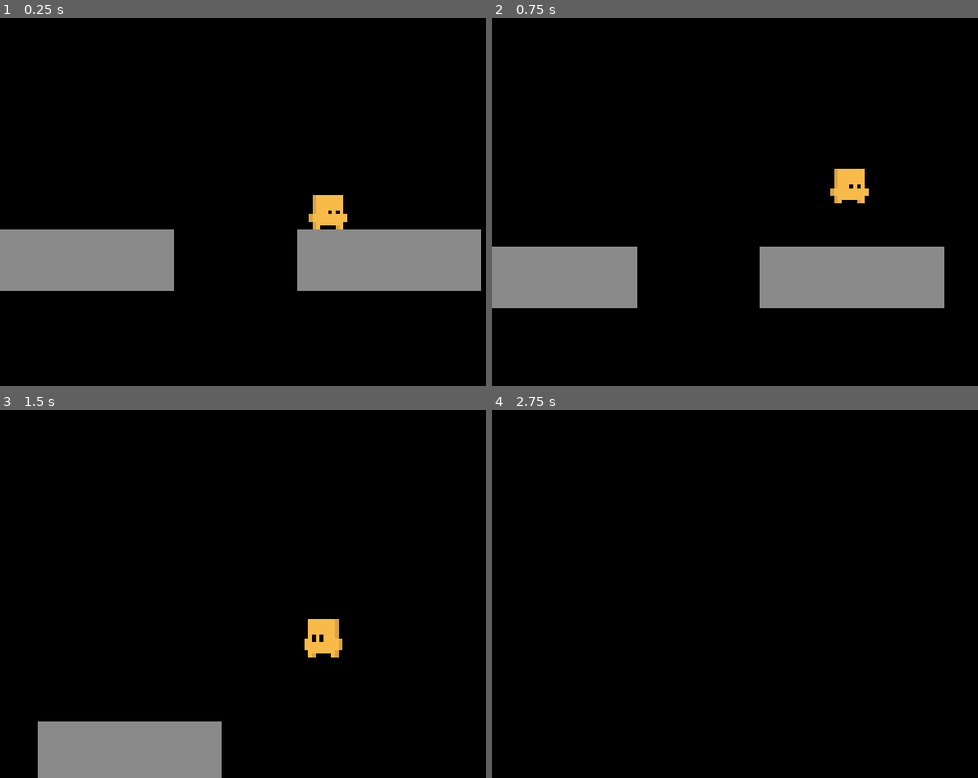
Above: before the commit, frames 1-4 (two rows, left to right).
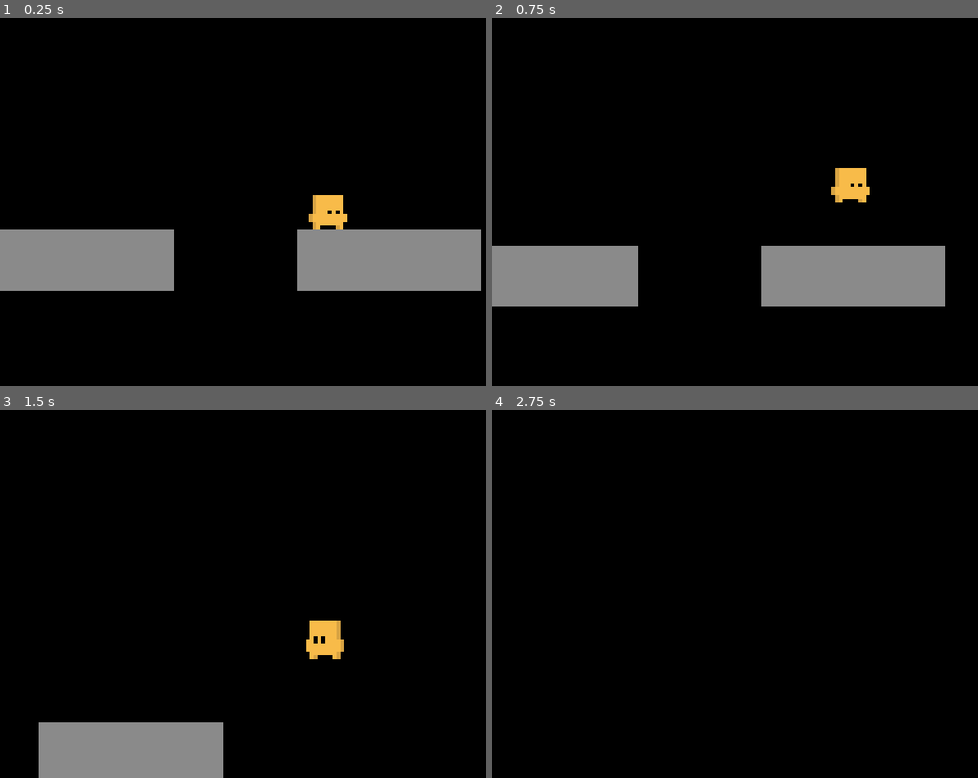
Above: after the commit, the same moments.

Repository: Nhoque3786/cubicalprototype
Game: Godot game, scene res://Levels/Testing Grounds/PlayerTesting.tscn
The game is run twice, just before and just after one commit, with the same random seed, the same clock (stepped at 60 frames per second) and the same inputs.
Inputs:
- Up to frame 1 (0.25 s): no input
- Up to frame 2 (0.75 s): tap Enter at 0.5 s; hold D (move_right) from 0.53 s (still down); tap Space (jump) at 0.6 s
- Up to frame 3 (1.5 s): tap Space (jump) at 0.77, 1.07, 1.35 s; release D (move_right) at 1.28 s; hold A (move_left) from 1.28 s (still down)
- Up to frame 4 (2.75 s): tap Space (jump) at 1.52, 1.82, 2.1 s; release A (move_left) at 2.03 s; hold D (move_right) from 2.03 s (still down)

The runs differ from the first frame. In frame 1, less than 0.1% of the frame differs, in the area x 67-68%, y 52-54%; in frame 2, 0.7%, in the area x 0-94%, y 40-79%; in frame 3, 0.4%; in frame 4, nothing differs.

Commit message:
polishing stuff and blinking

Diff:
--- a/Things/Camera/Script/camera.gd
+++ b/Things/Camera/Script/camera.gd
@@ -28,8 +28,6 @@
 	var target_pos: Vector3 = target.global_position + offset
 
 	if smooth_speed > 0:
-		global_position = global_position.lerp(target_pos, smooth_speed * delta)
+		global_position = global_position.lerp(target_pos, 1.0 - exp(-smooth_speed * delta))
 	else:
 		global_position = target_pos
-
-	return
--- a/Things/Hyprcore/Hyprcore.gd
+++ b/Things/Hyprcore/Hyprcore.gd
@@ -102,10 +102,11 @@
 
 	snap_to_grid(player)
 	is_rotating = false
+	target_rotation_y_deg = fmod(target_rotation_y_deg, 360.0)
 	rotation_finished.emit()
 
 # Hyprgrid: Snapping player to grid to make 2D platforming possible on 3D.
-func snap_to_grid(body: CharacterBody3D, _unused: GridMap = null) -> void:
+func snap_to_grid(body: CharacterBody3D) -> void:
 	if body == null or not body.is_inside_tree():
 		return
 
--- a/Things/Player/Internals/PlayerAnimator.gd
+++ b/Things/Player/Internals/PlayerAnimator.gd
@@ -11,6 +11,13 @@
 @export var hard_land_speed: float = 14.0
 @export var stretch_velocity_threshold: float = 5.0
 
+# Blink system
+@export var blink_interval_min: float = 2.0
+@export var blink_interval_max: float = 6.0
+var _blink_timer: float = 4.0
+var _is_blinking: bool = false
+const _BLINK_DURATION: float = 0.6
+
 func update_animation(
 	h_vel: float,
 	v_vel: float,
@@ -19,9 +26,11 @@
 	did_jump: bool,
 	just_landed: bool,
 	fall_speed: float,
-	_delta: float
+	delta: float
 ) -> void:
 	if not animated_sprite: return
+
+	_update_blink_timer(delta)
 
 	# 1. High Priority: Jump Start (Squish phase)
 	if did_jump:
@@ -75,9 +84,23 @@
 	var horizontal_speed: float = abs(h_vel)
 
 	if horizontal_speed > 0.1:
-		animated_sprite.play(&"walk")
+		animated_sprite.play(_get_blink_variant(&"walk", &"walk_blink"))
 		# Adjust animation speed based on actual movement speed (default speed 6.0)
 		animated_sprite.speed_scale = (horizontal_speed / 6.0) * walk_speed_mult
 	else:
-		animated_sprite.play(&"default")
+		animated_sprite.play(_get_blink_variant(&"default", &"default_blink"))
 		animated_sprite.speed_scale = 1.0
+
+func _update_blink_timer(delta: float) -> void:
+	_blink_timer -= delta
+	if _blink_timer <= 0.0:
+		_is_blinking = not _is_blinking
+		if _is_blinking:
+			_blink_timer = _BLINK_DURATION
+		else:
+			_blink_timer = randf_range(blink_interval_min, blink_interval_max)
+
+func _get_blink_variant(base_anim: StringName, blink_anim: StringName) -> StringName:
+	if _is_blinking and animated_sprite.sprite_frames.has_animation(blink_anim):
+		return blink_anim
+	return base_anim
--- a/Things/Player/Internals/player.gd
+++ b/Things/Player/Internals/player.gd
@@ -65,26 +65,16 @@
 	match current_state:
 		State.ROTATING:
 			_apply_friction(h_dir, delta)
-		State.AIR:
+		State.CLIMBING:
+			# TODO: Implement climbing logic (after i actually make the climbing sprite/climbables)
+			pass
+		_: # Ground states (IDLE, MOVING) and AIR
 			_handle_horizontal_movement(h_dir, input_h, delta)
 			_apply_gravity(delta)
 
 			if is_preparing_jump:
 				_process_jump_timer(delta)
 			elif Input.is_action_just_pressed(&"jump") and coyote_timer > 0.0:
-				_start_jump_preparation()
-				coyote_timer = 0.0
-				did_jump = true
-		State.CLIMBING:
-			# TODO: Implement climbing logic (after i actually make the climbing sprite/climbables)
-			pass
-		_: # Ground states (IDLE, MOVING)
-			_handle_horizontal_movement(h_dir, input_h, delta)
-			_apply_gravity(delta)
-
-			if is_preparing_jump:
-				_process_jump_timer(delta)
-			elif Input.is_action_just_pressed(&"jump"):
 				_start_jump_preparation()
 				coyote_timer = 0.0
 				did_jump = true
@@ -138,6 +128,7 @@
 
 	current_h_vel = move_toward(current_h_vel, 0.0, friction * delta)
 	velocity = (move_dir * current_h_vel) + (Vector3.UP * velocity.y)
+
 func _get_screen_horizontal_dir() -> Vector3:
 	var cam: Camera3D = get_viewport().get_camera_3d()
 	if not cam: return Vector3.RIGHT
Not shown, changed: Things/Hyprcore/README.md
